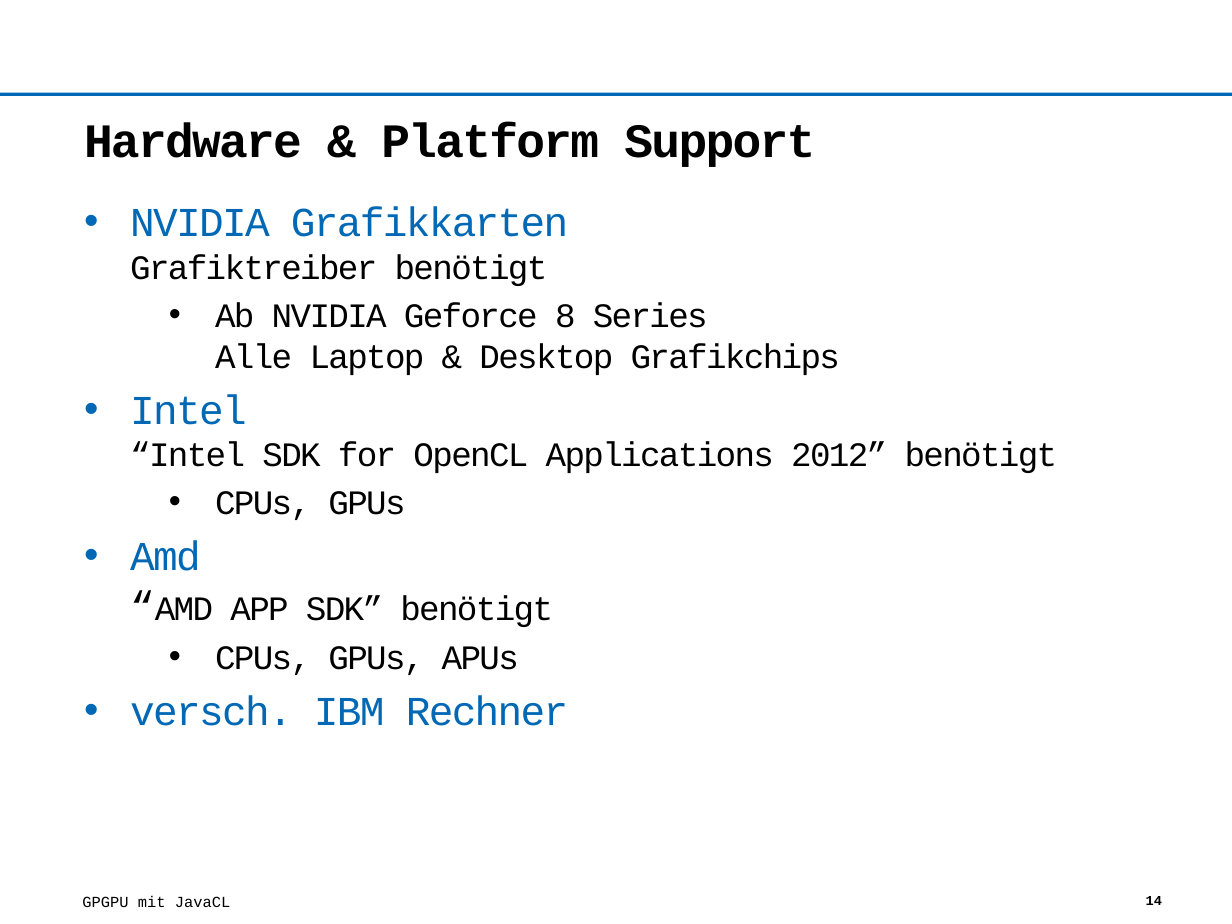
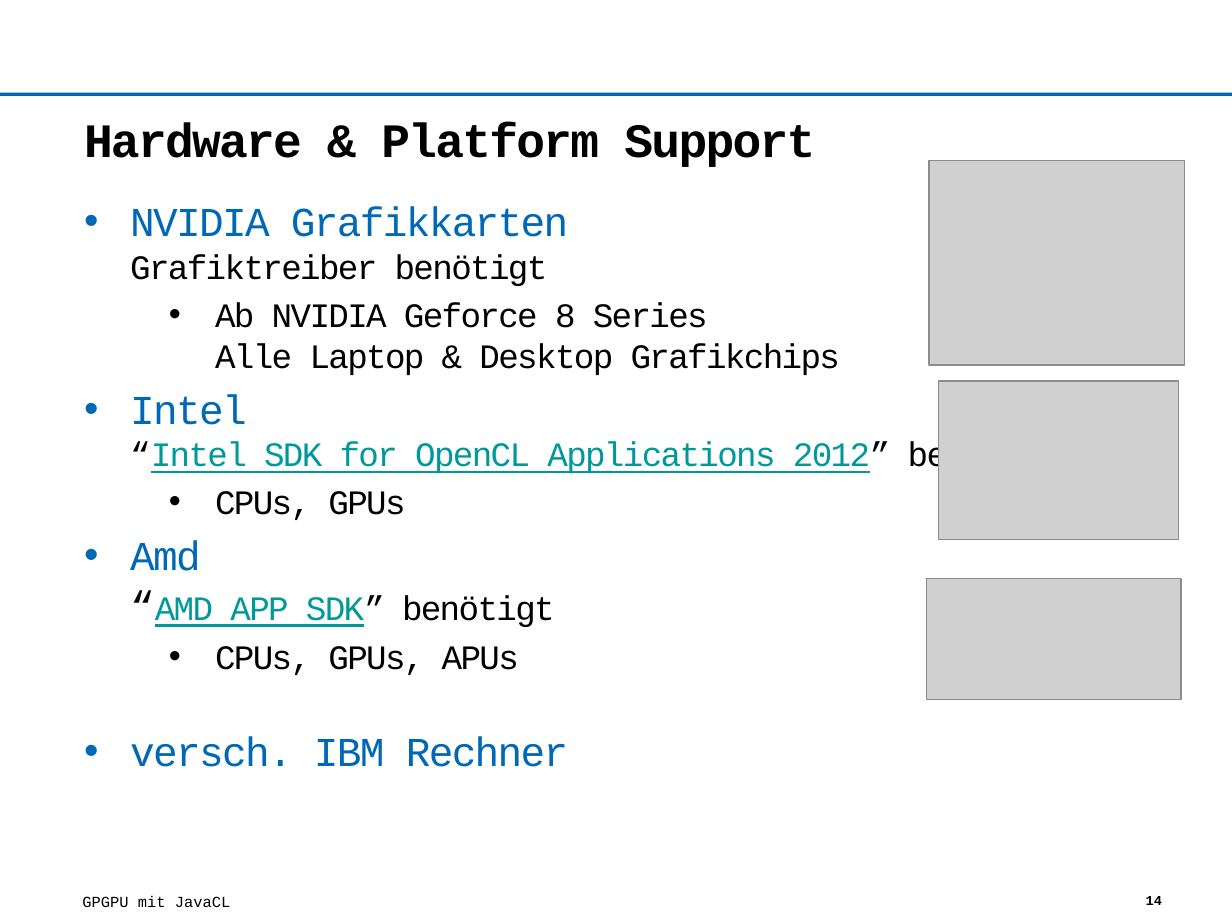
Before and after one commit to Wumpf/javaclpres, a slide deck: slide 14 of opencl.pptx. Drawn at 1232x924 pixels with LibreOffice and Linux fonts; fonts in the diff are those of the drawing; grey boxes stand for pictures; background and template pictures are left out. Boxes give left, top, right and bottom in pixels: in the first picture for what was removed or moved away, otherwise in the second. Text is boxed around its words. In the diff, an @@ line names an element or a change of style, - is before the commit and + after.

Commit message:
minor changes in slides, using now snapshot version of javacl ran into some problems, solved in the current version..

```diff
--- a/opencl.pptx
+++ b/opencl.pptx
@@ picture added at (929, 160, 1184, 365) @@
@@ picture added at (939, 381, 1179, 540) @@
@@ text at (130, 394, 1061, 627): text colour #000000 to #009999, underline on in "“Intel SDK for OpenCL Applications 2012”", "“AMD APP SDK”" @@
@@ picture added at (926, 578, 1181, 699) @@
```
Also in this commit, not shown: 4 other files.
